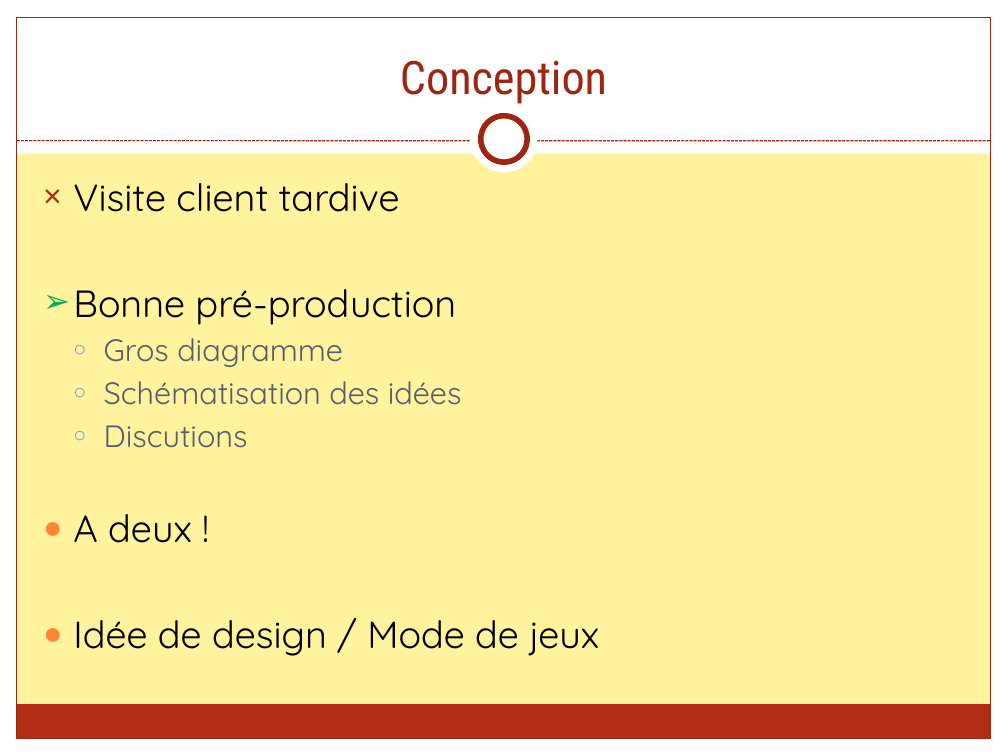
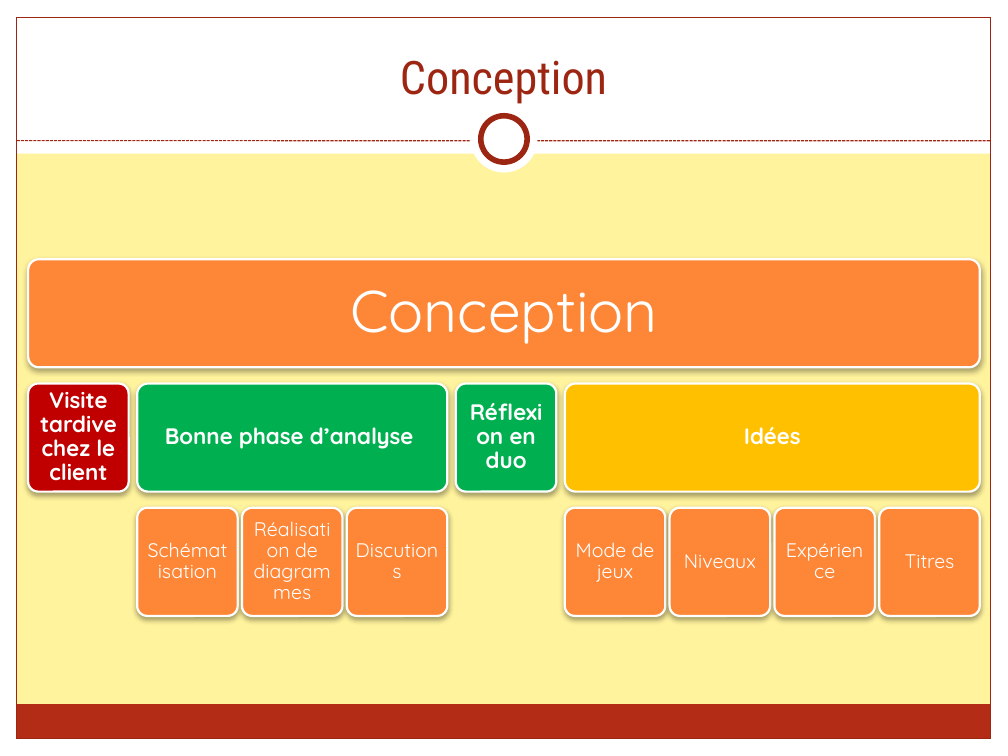
Before and after one commit to FieryWeasel/Picarete, a slide deck: slide 7 of SOURCES/RAPPORTS/Picarete - Presentation.pptx. Drawn at 1008x756 pixels with LibreOffice and Linux fonts; fonts in the diff are those of the drawing. Boxes give left, top, right and bottom in pixels: in the first picture for what was removed or moved away, otherwise in the second. Text is boxed around its words. In the diff, an @@ line names an element or a change of style, - is before the commit and + after.

```diff
--- a/SOURCES/RAPPORTS/Picarete - Presentation.pptx
+++ b/SOURCES/RAPPORTS/Picarete - Presentation.pptx
@@ text removed at box(73, 183, 599, 656) @@
-× Visite client tardive
-➢ Bonne pré-production
-  ○ Gros diagramme
-  ○ Schématisation des idées
-  ○ Discutions
-● A deux !
-● Idée de design / Mode de jeux
@@ group added at box(28, 259, 980, 616): 12 rounded rectangles, 12 texts @@
+Conception
+Visite tardive chez le client
+Bonne phase d’analyse
+Schématisation
+Réalisation de diagrammes
+Discutions
+Réflexion en duo
+Idées
+Mode de jeux
+Niveaux
+Expérience
+Titres
```
Also in this commit, not shown: 8 other slides changed, 1 slide added, 1 slide removed, 4 other files.
